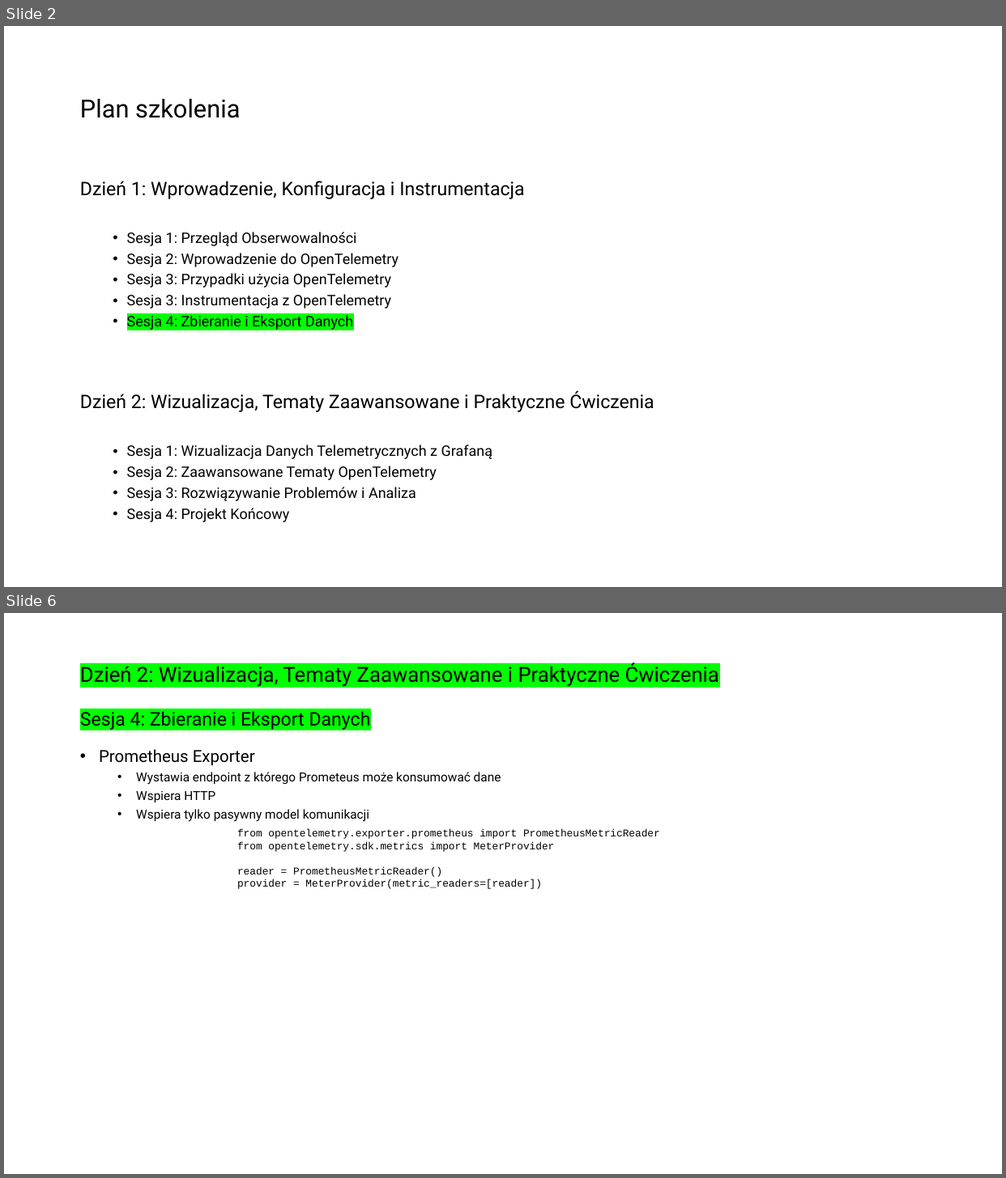
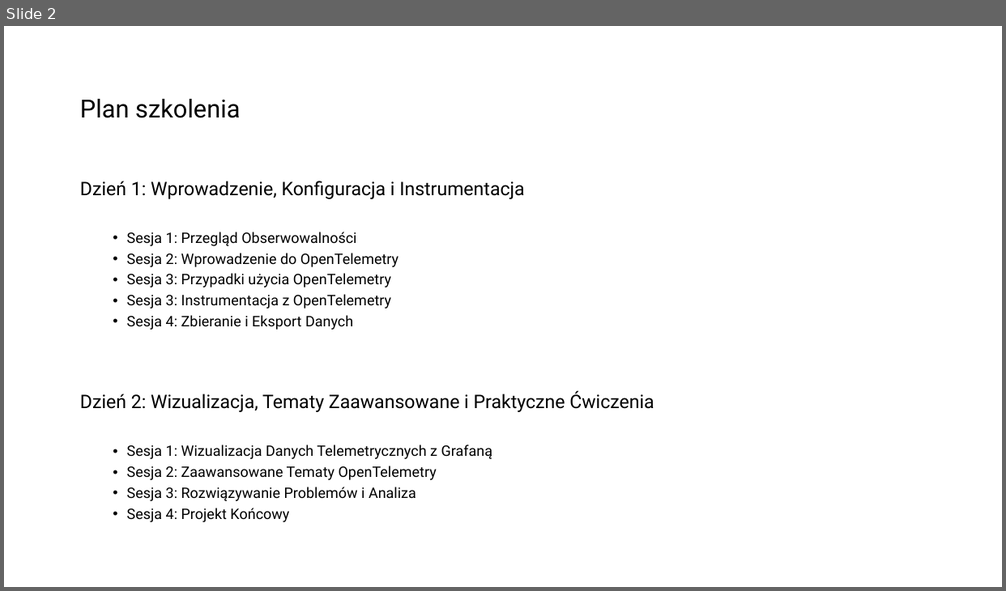
Before and after one commit to Kapsztajn/otel_training_python, a slide deck: otel teoria/Day 1 session 4.2 Konfiguracja Exporterow.pptx. Shown one above the other, each under a label of ours: slides 2 and 6 before the commit, slide 2 after it; the slides between them are not shown. The pictures are 1006x1178 and 1006x591 pixels, drawn with LibreOffice and Linux fonts; fonts in the diff are those of the drawing. Boxes give left, top, right and bottom in pixels: in the first picture for what was removed or moved away, otherwise in the second. Text is boxed around its words. In the diff, an @@ line names an element or a change of style, - is before the commit and + after.

```diff
--- a/otel teoria/Day 1 session 4.2 Konfiguracja Exporterow.pptx
+++ b/otel teoria/Day 1 session 4.2 Konfiguracja Exporterow.pptx
@@ slide 6 removed at (4,613,1002,1174), background #FFFFFF @@
@@ title removed at (80,663,719,730) @@
-Dzień 2: Wizualizacja, Tematy Zaawansowane i Praktyczne Ćwiczenia
-Sesja 4: Zbieranie i Eksport Danych
@@ text removed at (99,749,501,822) @@
-• Prometheus Exporter
-  • Wystawia endpoint z którego Prometeus może konsumować dane
-  • Wspiera HTTP
-  • Wspiera tylko pasywny model komunikacji
@@ text removed at (237,829,660,889) @@
-from opentelemetry.exporter.prometheus import PrometheusMetricReader
-from opentelemetry.sdk.metrics import MeterProvider
-reader = PrometheusMetricReader()
-provider = MeterProvider(metric_readers=[reader])
@@ slide 2 changed as well @@
@@ text at (127,315,353,330): highlight #00FF00 to none in "Sesja 4: Zbieranie i Eksport Danych" @@
```
Also in this commit, not shown: 2 other slides changed, 10 other slides removed, 23 other files.
